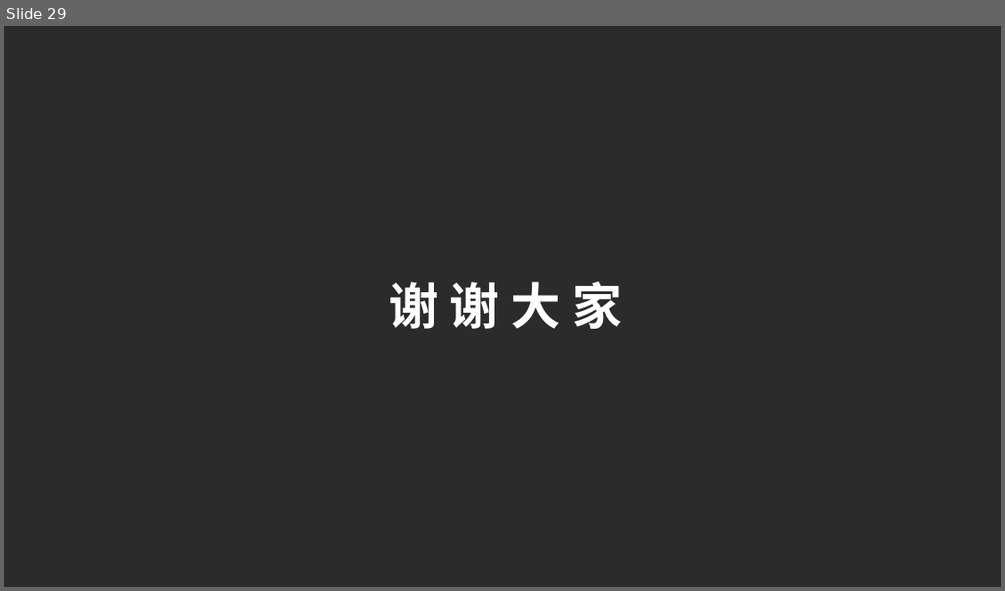
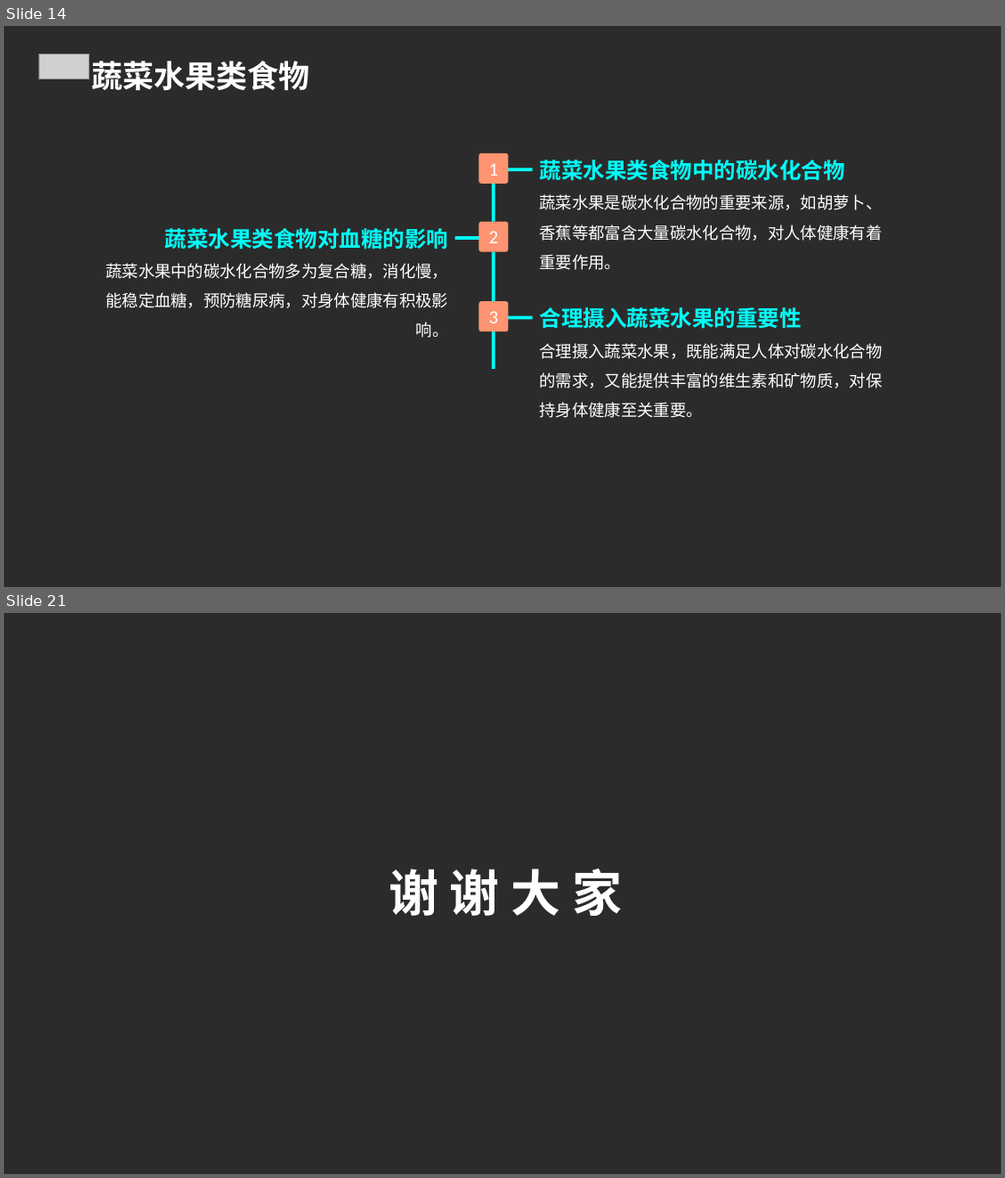
Before and after one commit to FlashLizard/Intelligent_Learning_Platform, a slide deck: src/generate_ppt/generate_ppt/ppttmp.ppt. Shown one above the other, each under a label of ours: slide 29 before the commit, slides 14 and 21 after it; the slides between them are not shown. The pictures are 1005x591 and 1005x1178 pixels, drawn with LibreOffice and Linux fonts; fonts in the diff are those of the drawing; grey boxes stand for pictures; background and template pictures are left out; a plain dark background stands for a picture behind light text. Boxes give left, top, right and bottom in pixels: in the first picture for what was removed or moved away, otherwise in the second. Text is boxed around its words. In the diff, an @@ line names an element or a change of style, - is before the commit and + after.

```diff
--- a/src/generate_ppt/generate_ppt/ppttmp.ppt
+++ b/src/generate_ppt/generate_ppt/ppttmp.ppt
@@ slide 14 added at (4,26,1001,587), background picture (left out) @@
@@ picture added at (39,54,89,79) @@
@@ text added at (92,61,310,90), 30 pt, text #FFFFFF, bold @@
+蔬菜水果类食物
@@ rounded rectangle added at (479,153,508,184), fill #FE9471, 18 pt, text #FFFFFF @@
+1
@@ rectangle added at (492,184,494,222), fill #00FFF8 @@
@@ rectangle added at (507,168,533,171), fill #00FFF8 @@
@@ text added at (540,160,882,240), 15.8 pt, text #FFFFFF @@
+蔬菜水果类食物中的碳水化合物
+蔬菜水果是碳水化合物的重要来源，如胡萝卜、香蕉等都富含大量碳水化合物，对人体健康有着重要作用。
@@ text added at (105,228,449,338), 15.8 pt, text #FFFFFF @@
+蔬菜水果类食物对血糖的影响
+蔬菜水果中的碳水化合物多为复合糖，消化慢，能稳定血糖，预防糖尿病，对身体健康有积极影响。
@@ rectangle added at (455,236,480,239), fill #00FFF8 @@
@@ rounded rectangle added at (479,221,508,252), fill #FE9471, 18 pt, text #FFFFFF @@
+2
@@ rectangle added at (492,252,494,301), fill #00FFF8 @@
@@ rounded rectangle added at (479,301,508,332), fill #FE9471, 18 pt, text #FFFFFF @@
+3
@@ rectangle added at (507,316,533,319), fill #00FFF8 @@
@@ text added at (540,307,882,418), 15.8 pt, text #FFFFFF @@
+合理摄入蔬菜水果的重要性
+合理摄入蔬菜水果，既能满足人体对碳水化合物的需求，又能提供丰富的维生素和矿物质，对保持身体健康至关重要。
@@ rectangle added at (492,332,494,370), fill #00FFF8 @@
@@ what was slide 29 is now slide 21 @@
```
Also in this commit, not shown: 5 slides changed, 14 other slides added, 23 slides removed, 9 other files.
